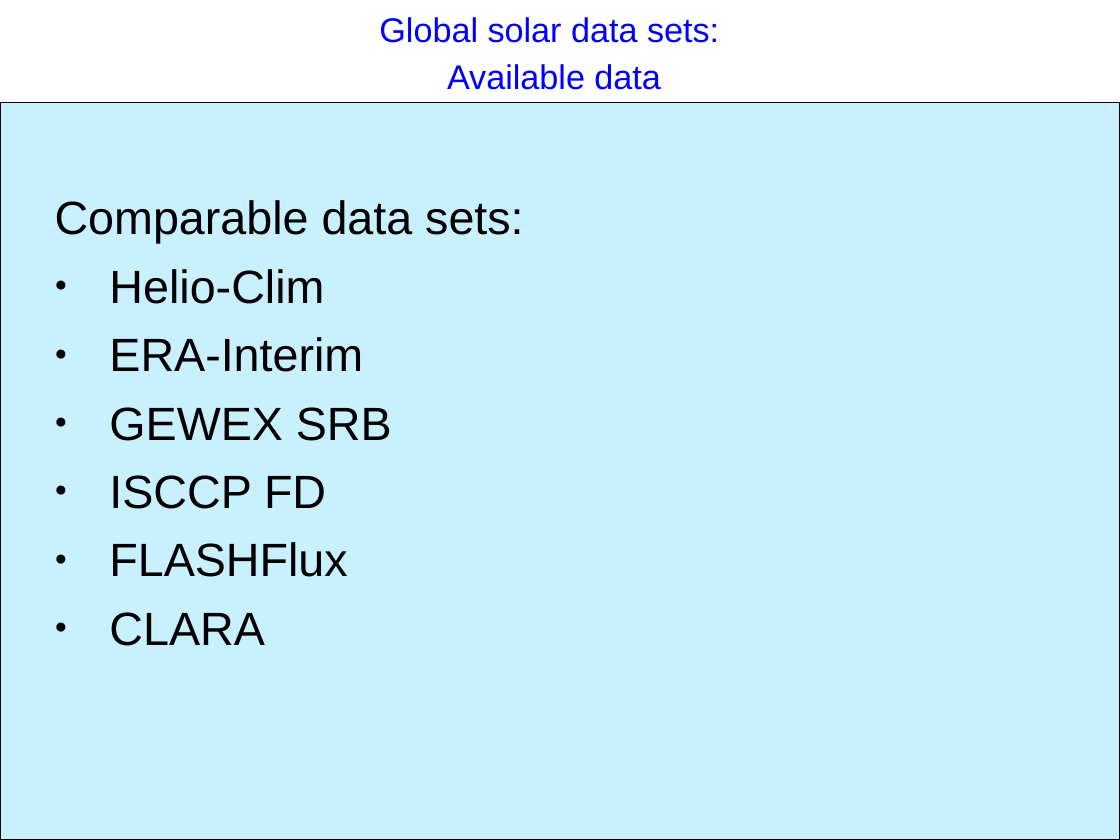
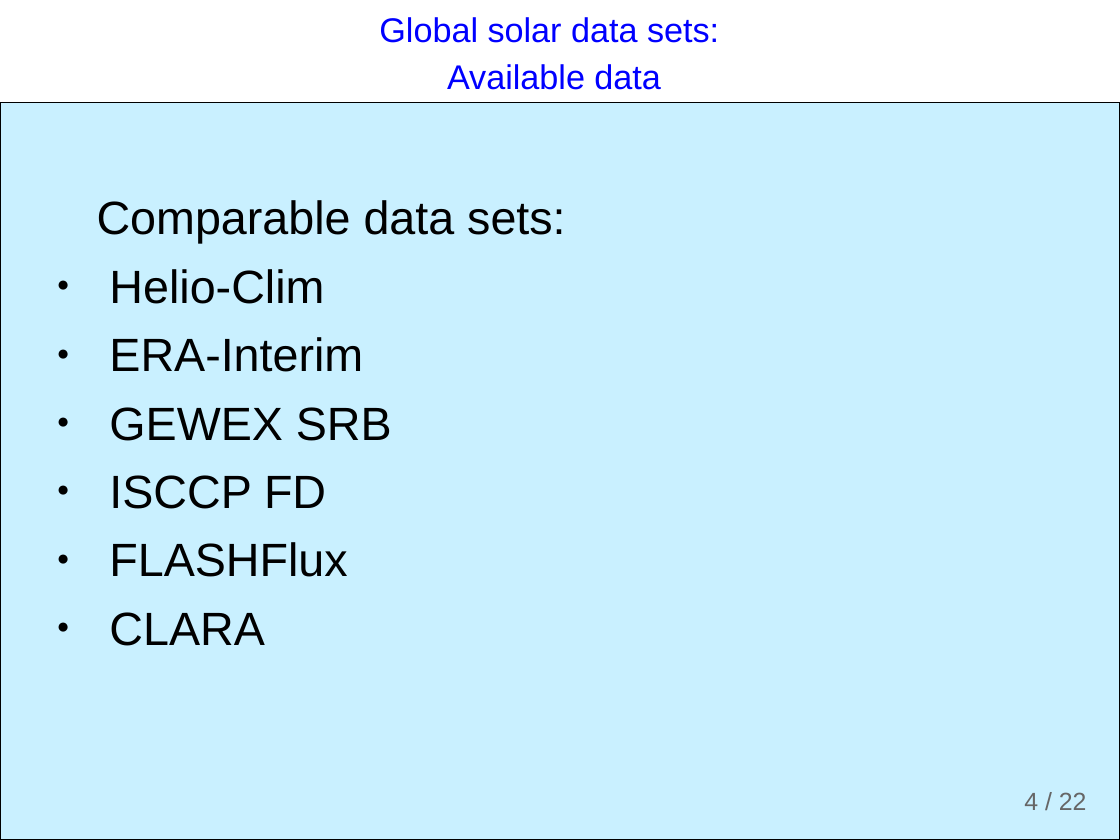
Before and after one commit to ogutu/H.A.L.O., a slide deck: slide 4 of documents/presentations/HALO.odp (slide 3 before the commit). Drawn at 1120x840 pixels with LibreOffice and Linux fonts; fonts in the diff are those of the drawing; background and template pictures are left out. Boxes give left, top, right and bottom in pixels: in the first picture for what was removed or moved away, otherwise in the second. Text is boxed around its words. In the diff, an @@ line names an element or a change of style, - is before the commit and + after.

```diff
--- a/documents/presentations/HALO.odp
+++ b/documents/presentations/HALO.odp
@@ text "Comparable data sets:" at box(97, 200, 565, 646): indent changed @@
@@ page number added at box(1024, 792, 1087, 810), 16 pt, text #666666 @@
+4 / 22
```
Also in this commit, not shown: 5 other slides changed, 16 slides added, 8 slides removed, 2 other files.
